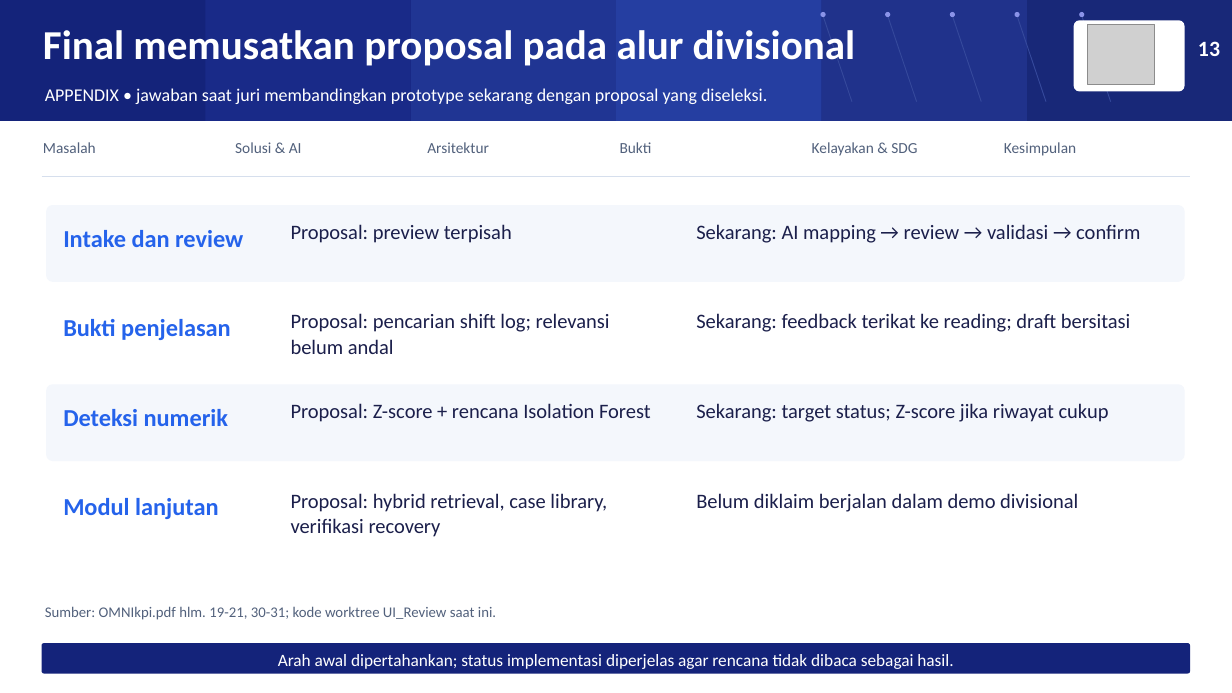
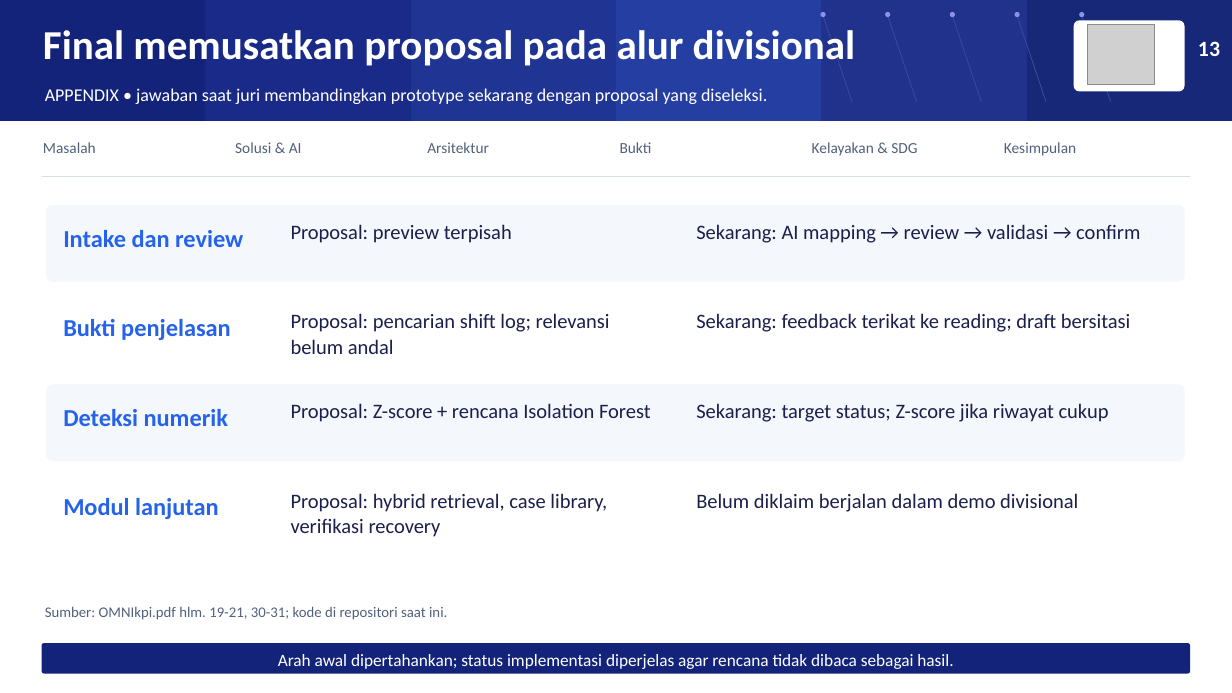
Before and after one commit to Llovind/OmniKP, a slide deck: slide 13 of output/deck/itase-evidence/omniKPI_ITASE_Evidence_Story.pptx. Drawn at 1232x693 pixels with LibreOffice and Linux fonts; fonts in the diff are those of the drawing; grey boxes stand for pictures. Boxes give left, top, right and bottom in pixels: in the first picture for what was removed or moved away, otherwise in the second. Text is boxed around its words. In the diff, an @@ line names an element or a change of style, - is before the commit and + after.

```diff
--- a/output/deck/itase-evidence/omniKPI_ITASE_Evidence_Story.pptx
+++ b/output/deck/itase-evidence/omniKPI_ITASE_Evidence_Story.pptx
@@ text at [45, 606, 447, 620]: text changed @@
-Sumber: OMNIkpi.pdf hlm. 19-21, 30-31; kode worktree UI_Review saat ini.
+Sumber: OMNIkpi.pdf hlm. 19-21, 30-31; kode di repositori saat ini.
```
Also in this commit, not shown: 5 other slides changed, 41 other files.
